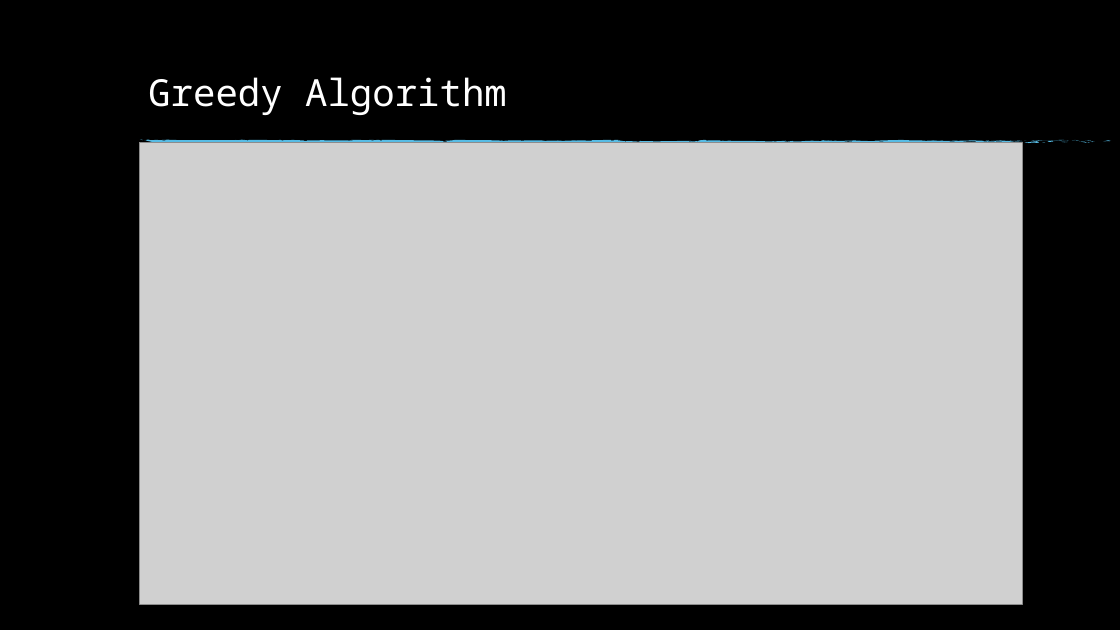
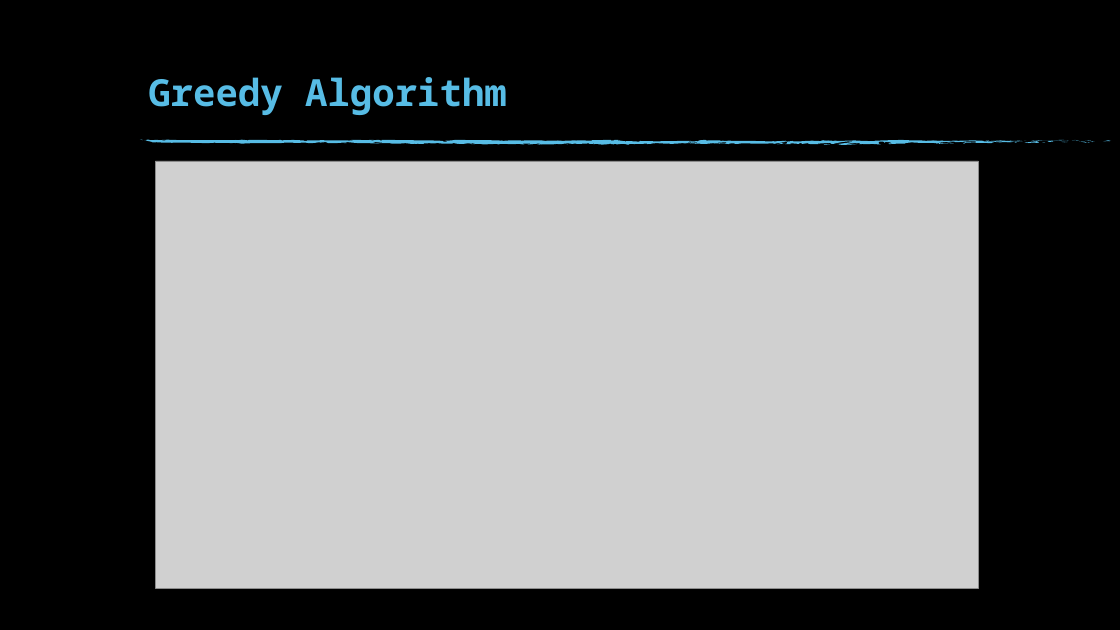
Before and after one commit to nathandangelo1/EvaluationPresentation-Kiosk, a slide deck: slide 19 of EvalPresentation_DAngelo.pptx (slide 14 before the commit). Drawn at 1120x630 pixels with LibreOffice and Linux fonts; fonts in the diff are those of the drawing; grey boxes stand for pictures; background and template pictures are left out. Boxes give left, top, right and bottom in pixels: in the first picture for what was removed or moved away, otherwise in the second. Text is boxed around its words. In the diff, an @@ line names an element or a change of style, - is before the commit and + after.

```diff
--- a/EvalPresentation_DAngelo.pptx
+++ b/EvalPresentation_DAngelo.pptx
@@ title "Greedy Algorithm" at [148, 77, 507, 115]: text colour #FFFFFF to #57BCE5, bold on @@
@@ group added at [237, 144, 957, 145]: 15 freeform shapes @@
@@ picture: place and size @@
-picture at [139, 142, 1022, 605]
+picture at [155, 161, 978, 588]
```
Also in this commit, not shown: 16 other slides changed, 11 slides added, 4 slides removed.
